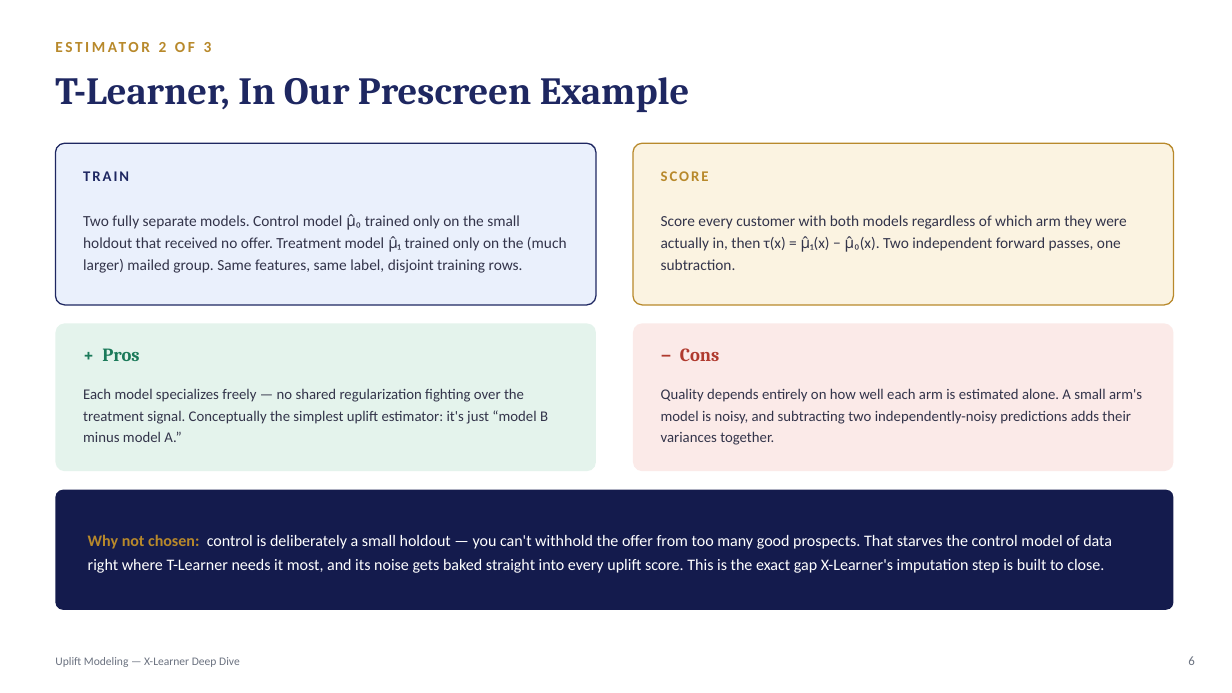
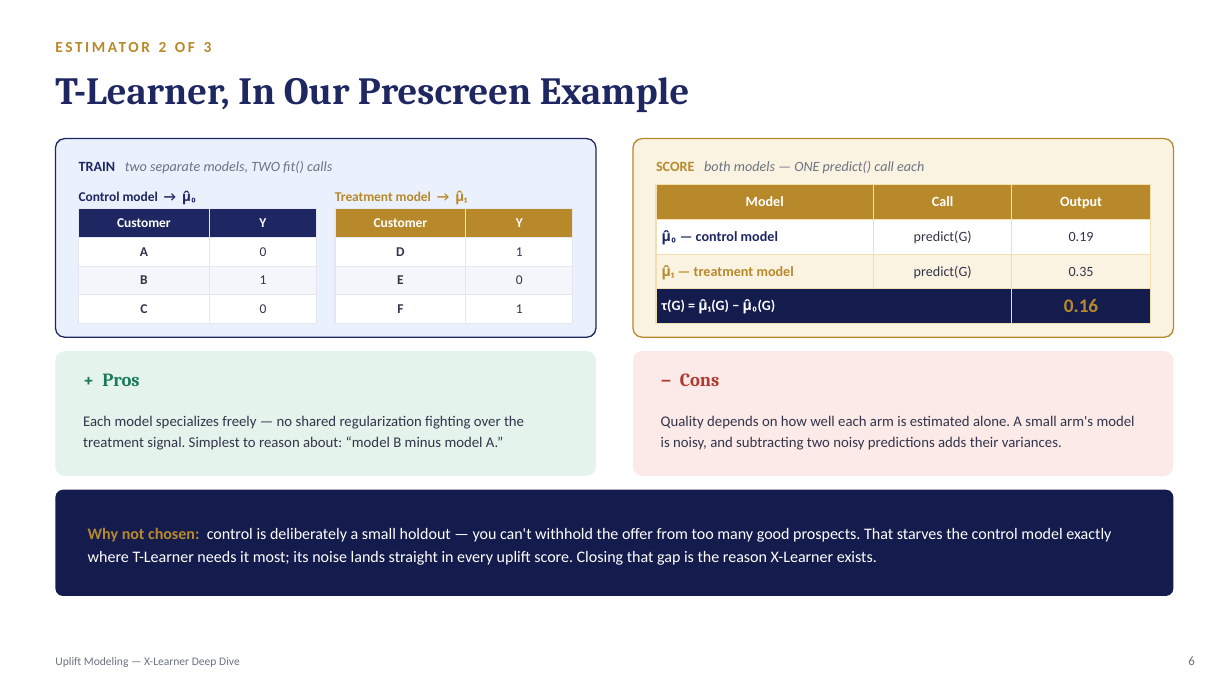
Before and after one commit to crystal1361/uplift-model, a slide deck: slide 6 of uplift_model_deck.pptx. Drawn at 1232x693 pixels with LibreOffice and Linux fonts; fonts in the diff are those of the drawing. Boxes give left, top, right and bottom in pixels: in the first picture for what was removed or moved away, otherwise in the second. Text is boxed around its words. In the diff, an @@ line names an element or a change of style, - is before the commit and + after.

```diff
--- a/uplift_model_deck.pptx
+++ b/uplift_model_deck.pptx
@@ rounded rectangle: place and size @@
-rounded rectangle at (55, 143, 596, 305)
+rounded rectangle at (55, 139, 596, 337)
@@ proportions changed in 5 elements at (55, 490, 1174, 596), (55, 351, 596, 476), (633, 351, 1174, 476), (55, 139, 596, 337), (633, 139, 1174, 337) @@
@@ rounded rectangle: place and size @@
-rounded rectangle at (633, 143, 1174, 305)
+rounded rectangle at (633, 139, 1174, 337)
@@ text at (79, 161, 332, 173): text changed; size 11.5 to 11 pt; text colour #1E2761 to #6B7280; bold off; italic on @@
-TRAIN
+TRAIN two separate models, TWO fit() calls
@@ text at (656, 161, 924, 173): text changed; size 11.5 to 11 pt; text colour #B8892B to #6B7280; bold off; italic on @@
-SCORE
+SCORE both models — ONE predict() call each
@@ text added at (79, 191, 196, 204), 10.5 pt, text #1E2761, bold @@
+Control model → μ̂₀
@@ table added at (79, 209, 317, 323), 4 rows, 2 columns @@
+Customer | Y
+A | 0
+B | 1
+C | 0
@@ text added at (335, 188, 467, 205), 10.5 pt, text #B8892B, bold @@
+Treatment model → μ̂₁
@@ table added at (335, 209, 573, 323), 4 rows, 2 columns @@
+Customer | Y
+D | 1
+E | 0
+F | 1
@@ table added at (656, 185, 1151, 323), 4 rows, 3 columns @@
+Model | Call | Output
+μ̂₀ — control model | predict(G) | 0.19
+μ̂₁ — treatment model | predict(G) | 0.35
+τ(G) = μ̂₁(G) − μ̂₀(G) |  | 0.16
@@ text removed at (83, 214, 567, 273) @@
-Two fully separate models. Control model μ̂₀ trained only on the small holdout that received no offer. Treatment model μ̂₁ trained only on the (much larger) mailed group. Same features, same label, disjoint training rows.
@@ text removed at (661, 215, 1126, 270) @@
-Score every customer with both models regardless of which arm they were actually in, then τ(x) = μ̂₁(x) − μ̂₀(x). Two independent forward passes, one subtraction.
@@ rounded rectangle: place and size @@
-rounded rectangle at (55, 323, 596, 471)
+rounded rectangle at (55, 351, 596, 476)
@@ rounded rectangle: place and size @@
-rounded rectangle at (633, 323, 1174, 471)
+rounded rectangle at (633, 351, 1174, 476)
@@ text "+ Pros": place and size @@
-text "+ Pros" at (102, 348, 139, 361)
+text "+ Pros" at (102, 373, 139, 386)
@@ text "− Cons": place and size @@
-text "− Cons" at (680, 348, 720, 361)
+text "− Cons" at (680, 373, 720, 386)
@@ text at (83, 415, 524, 450): text changed @@
-Each model specializes freely — no shared regularization fighting over the treatment signal. Conceptually the simplest uplift estimator: it's just “model B minus model A.”
+Each model specializes freely — no shared regularization fighting over the treatment signal. Simplest to reason about: “model B minus model A.”
@@ text at (661, 415, 1135, 450): text changed @@
-Quality depends entirely on how well each arm is estimated alone. A small arm's model is noisy, and subtracting two independently-noisy predictions adds their variances together.
+Quality depends on how well each arm is estimated alone. A small arm's model is noisy, and subtracting two noisy predictions adds their variances.
@@ rounded rectangle: place and size @@
-rounded rectangle at (55, 490, 1174, 610)
+rounded rectangle at (55, 490, 1174, 596)
@@ text at (88, 527, 1111, 565): text changed @@
-Why not chosen: control is deliberately a small holdout — you can't withhold the offer from too many good prospects. That starves the control model of data right where T-Learner needs it most, and its noise gets baked straight into every uplift score. This is the exact gap X-Learner's imputation step is built to close.
+Why not chosen: control is deliberately a small holdout — you can't withhold the offer from too many good prospects. That starves the control model exactly where T-Learner needs it most; its noise lands straight in every uplift score. Closing that gap is the reason X-Learner exists.
```
Also in this commit, not shown: 1 other slide changed, 1 other file.
